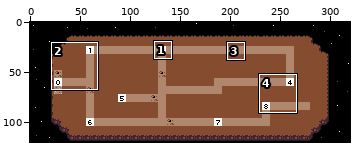
Sprite sheet, stored at res/backgrounds/gbc/overworld.png. Above, an overview of the earlier version with the close-up marked.
Close-up. Earlier state:
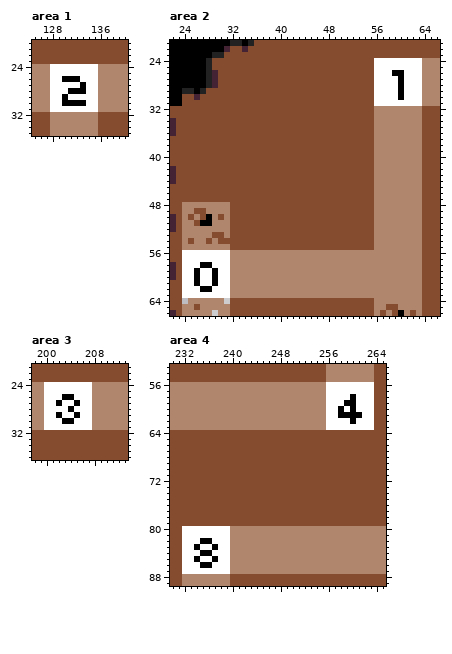
The file is 320x120 pixels. Colours within 5 levels of each other are drawn and written as one. Shown: area 1: x 125..140, y 20..35; area 2: x 22..66, y 21..66; area 3: x 198..213, y 21..36; area 4: x 230..265, y 53..89. The commit also changed other parts of the picture, which this record leaves out.
New version:
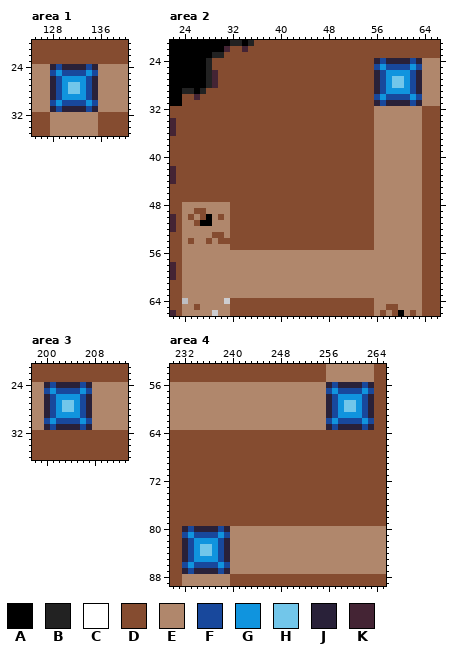
Palette (. is transparent): A #000000  B #222222  C #ffffff  D #854c30  E #b0876c  F #18489c  G #1094de  H #72c6ea  J #292139  K #442434
Difference:
--- area 1
@@ x 125..140 @@
 23 DDDDDDDDDDDDDDDD
-24 EEECCCCCCCCEEEEE
-25 EEECCCCCCCCEEEEE
-26 EEECCAAACCCEEEEE
-27 EEECCCCCACCEEEEE
-28 EEECCCAAACCEEEEE
-29 EEECCACCCCCEEEEE
-30 EEECCAAAACCEEEEE
-31 EEECCCCCCCCEEEEE
+24 EEEJFJJJJFJEEEEE
+25 EEEFGFFFFGFEEEEE
+26 EEEJFGGGGFJEEEEE
+27 EEEJFGHHGFJEEEEE
+28 EEEJFGHHGFJEEEEE
+29 EEEJFGGGGFJEEEEE
+30 EEEFGFFFFGFEEEEE
+31 EEEJFJJJJFJEEEEE
 32 DDDEEEEEEEEDDDDD
--- area 2
@@ x 54..65 @@
 23 DDDDDDDDDDDD
-24 DDCCCCCCCCEE
-25 DDCCCCCCCCEE
-26 DDCCCAACCCEE
-27 DDCCCCACCCEE
-28 DDCCCCACCCEE
-29 DDCCCCACCCEE
-30 DDCCCCACCCEE
-31 DDCCCCCCCCEE
+24 DDJFJJJJFJEE
+25 DDFGFFFFGFEE
+26 DDJFGGGGFJEE
+27 DDJFGHHGFJEE
+28 DDJFGHHGFJEE
+29 DDJFGGGGFJEE
+30 DDFGFFFFGFEE
+31 DDJFJJJJFJEE
 32 DDEEEEEEEEDD
@@ x 22..33 @@
 55 DDEEEEEEEEDD
-56 DDCCCCCCCCEE
-57 DDCCCCCCCCEE
-58 KDCCCAACCCEE
-59 KDCCACCACCEE
-60 KDCCACCACCEE
-61 DDCCACCACCEE
-62 DDCCCAACCCEE
-63 DDCCCCCCCCEE
+56 DDEEEEEEEEEE
+57 DDEEEEEEEEEE
+58 KDEEEEEEEEEE
+59 KDEEEEEEEEEE
+60 KDEEEEEEEEEE
+61 DDEEEEEEEEEE
+62 DDEEEEEEEEEE
+63 DDEEEEEEEEEE
 64 DD.EEEEEE.DD
--- area 3
@@ x 198..213 @@
 23 DDDDDDDDDDDDDDDD
-24 EECCCCCCCCEEEEEE
-25 EECCCCCCCCEEEEEE
-26 EECCCAACCCEEEEEE
-27 EECCACCACCEEEEEE
-28 EECCCCACCCEEEEEE
-29 EECCACCACCEEEEEE
-30 EECCCAACCCEEEEEE
-31 EECCCCCCCCEEEEEE
+24 EEJFJJJJFJEEEEEE
+25 EEFGFFFFGFEEEEEE
+26 EEJFGGGGFJEEEEEE
+27 EEJFGHHGFJEEEEEE
+28 EEJFGHHGFJEEEEEE
+29 EEJFGGGGFJEEEEEE
+30 EEFGFFFFGFEEEEEE
+31 EEJFJJJJFJEEEEEE
 32 DDDDDDDDDDDDDDDD
--- area 4
@@ x 254..265 @@
 55 DDEEEEEEEEDD
-56 EECCCCCCCCDD
-57 EECCCCCCCCDD
-58 EECCCCACCCDD
-59 EECCCAACCCDD
-60 EECCACACCCDD
-61 EECCAAAACCDD
-62 EECCCCACCCDD
-63 EECCCCCCCCDD
+56 EEJFJJJJFJDD
+57 EEFGFFFFGFDD
+58 EEJFGGGGFJDD
+59 EEJFGHHGFJDD
+60 EEJFGHHGFJDD
+61 EEJFGGGGFJDD
+62 EEFGFFFFGFDD
+63 EEJFJJJJFJDD
 64 DDDDDDDDDDDD
@@ x 230..241 @@
 79 DDDDDDDDDDDD
-80 DDCCCCCCCCEE
-81 DDCCCCCCCCEE
-82 DDCCCAACCCEE
-83 DDCCACCACCEE
-84 DDCCCAACCCEE
-85 DDCCACCACCEE
-86 DDCCCAACCCEE
-87 DDCCCCCCCCEE
+80 DDJFJJJJFJEE
+81 DDFGFFFFGFEE
+82 DDJFGGGGFJEE
+83 DDJFGHHGFJEE
+84 DDJFGHHGFJEE
+85 DDJFGGGGFJEE
+86 DDFGFFFFGFEE
+87 DDJFJJJJFJEE
 88 DDEEEEEEEEDD
Where, in picture pixels (left, top, right, bottom), the same in both close-ups:
changed: (50, 64, 98, 112)
changed: (374, 58, 422, 106)
changed: (182, 250, 230, 298)
changed: (44, 382, 92, 430)
changed: (326, 382, 374, 430)
changed: (182, 526, 230, 574)
